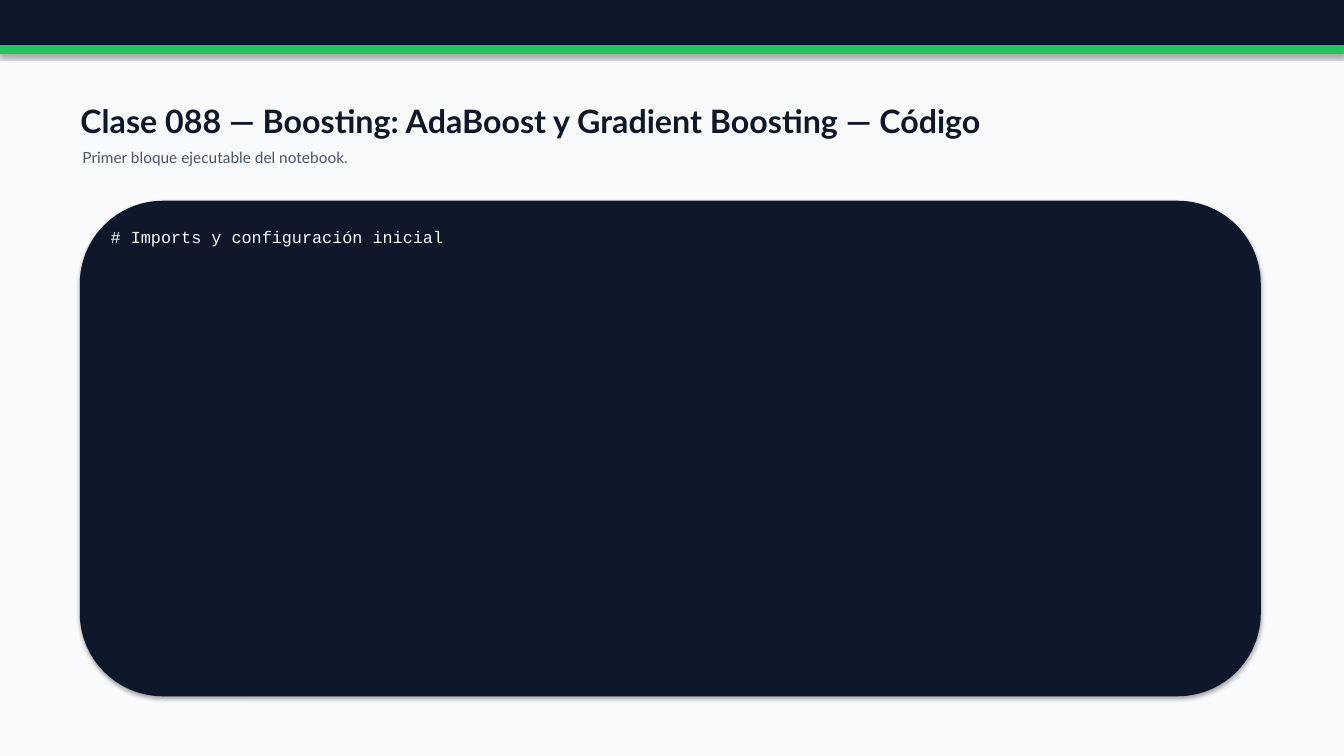
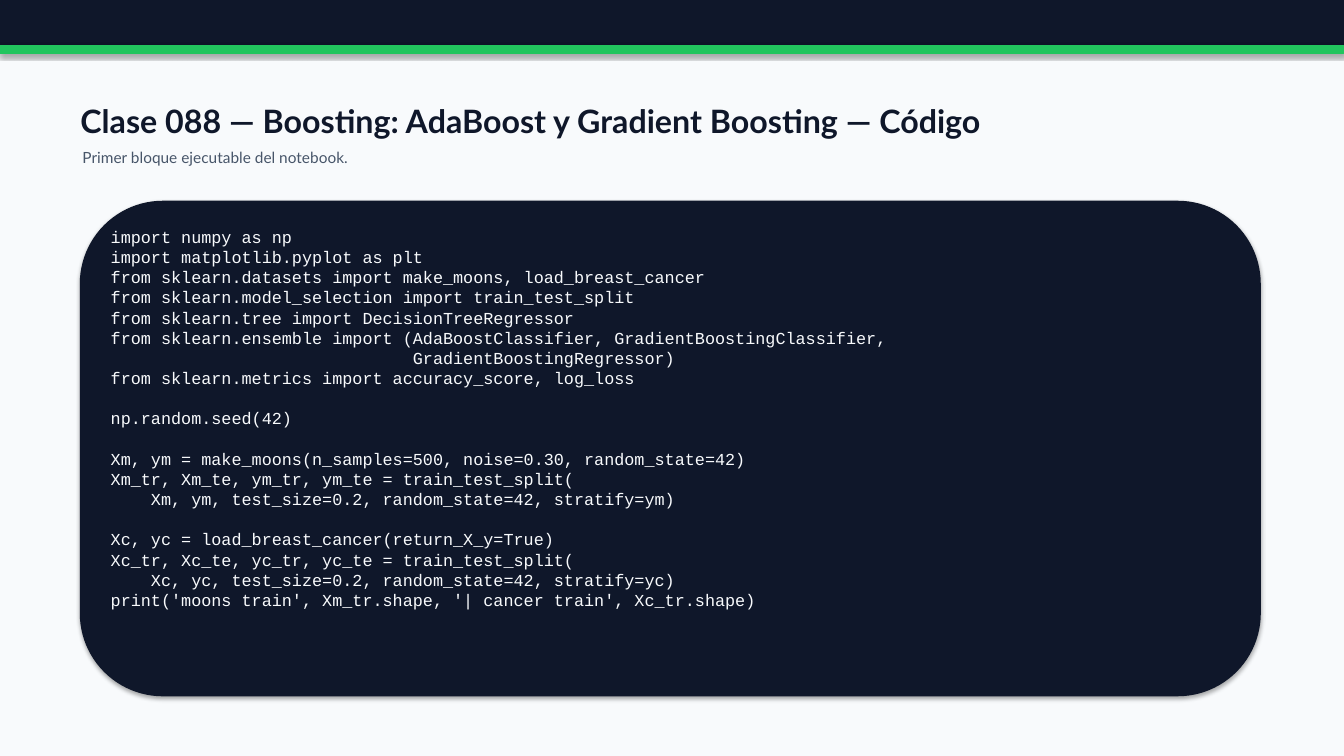
Before and after one commit to vladimiracunadev-create/python-data-science-bootcamp, a slide deck: slide 199 of docs/presentaciones/parts/parte-1-machine-learning-clasico-completa.pptx. Drawn at 1344x756 pixels with LibreOffice and Linux fonts; fonts in the diff are those of the drawing. Boxes give left, top, right and bottom in pixels: in the first picture for what was removed or moved away, otherwise in the second. Text is boxed around its words. In the diff, an @@ line names an element or a change of style, - is before the commit and + after.

```diff
--- a/docs/presentaciones/parts/parte-1-machine-learning-clasico-completa.pptx
+++ b/docs/presentaciones/parts/parte-1-machine-learning-clasico-completa.pptx
@@ text at box(111, 231, 886, 610): text changed @@
-# Imports y configuración inicial
+import numpy as np
+import matplotlib.pyplot as plt
+from sklearn.datasets import make_moons, load_breast_cancer
+from sklearn.model_selection import train_test_split
+from sklearn.tree import DecisionTreeRegressor
+from sklearn.ensemble import (AdaBoostClassifier, GradientBoostingClassifier,
+GradientBoostingRegressor)
+from sklearn.metrics import accuracy_score, log_loss
+np.random.seed(42)
+Xm, ym = make_moons(n_samples=500, noise=0.30, random_state=42)
+Xm_tr, Xm_te, ym_tr, ym_te = train_test_split(
+Xm, ym, test_size=0.2, random_state=42, stratify=ym)
+Xc, yc = load_breast_cancer(return_X_y=True)
+Xc_tr, Xc_te, yc_tr, yc_te = train_test_split(
+Xc, yc, test_size=0.2, random_state=42, stratify=yc)
+print('moons train', Xm_tr.shape, '| cancer train', Xc_tr.shape)
```
Also in this commit, not shown: 42 other slides changed, 19 other files.
